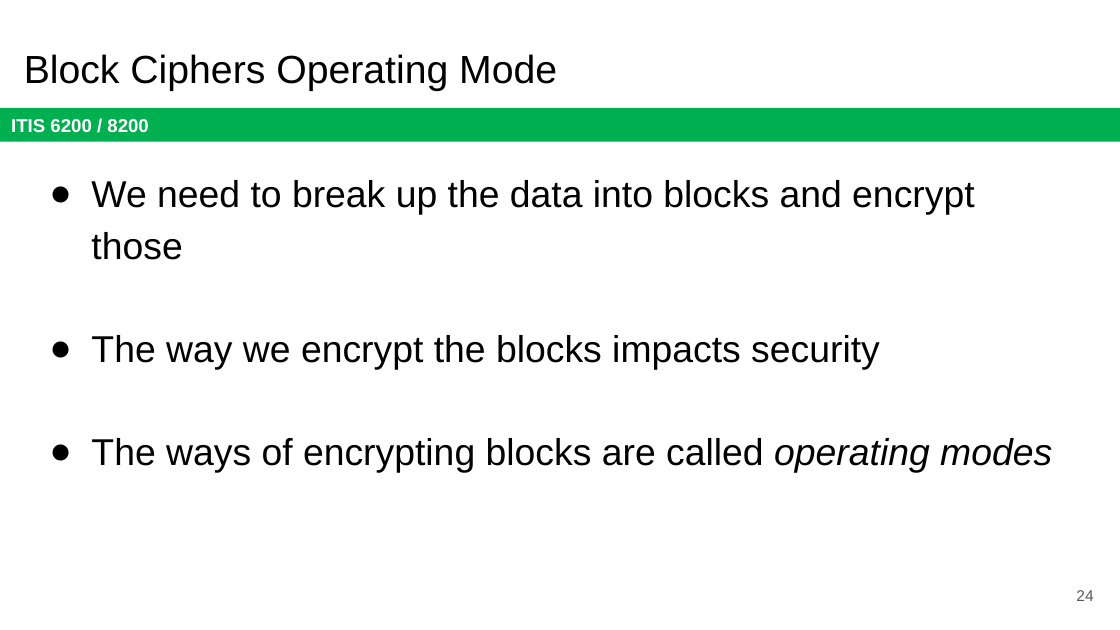
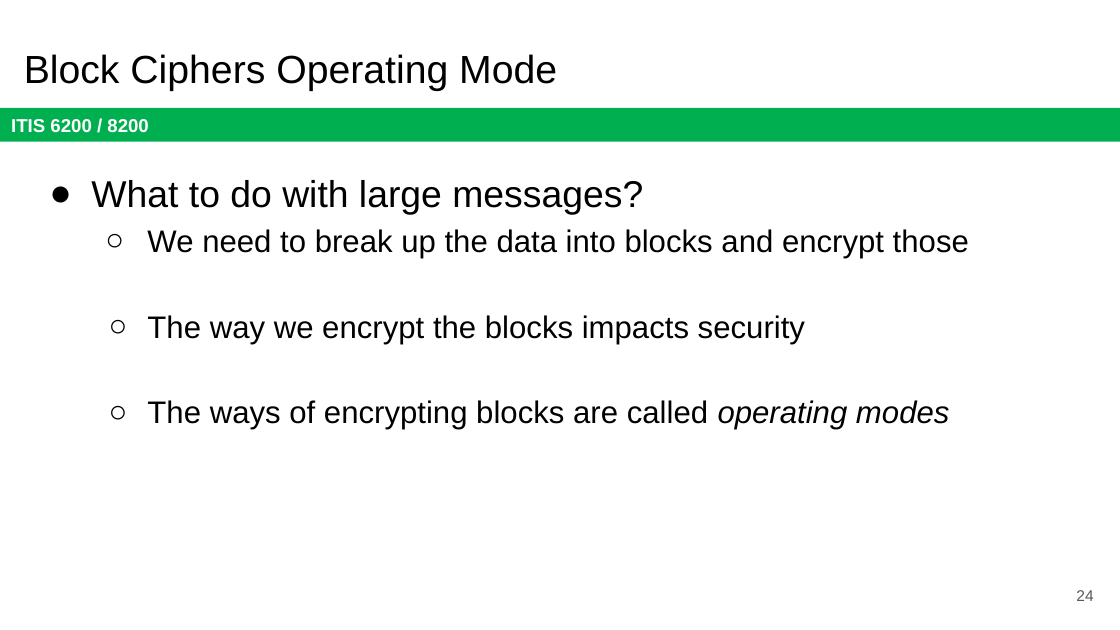
Before and after one commit to jx5c/github.io, a slide deck: slide 24 of teaching/ITIS6200/2023fa/lectures/lec03.pptx. Drawn at 1120x630 pixels with LibreOffice and Linux fonts; fonts in the diff are those of the drawing. Boxes give left, top, right and bottom in pixels: in the first picture for what was removed or moved away, otherwise in the second. Text is boxed around its words. In the diff, an @@ line names an element or a change of style, - is before the commit and + after.

```diff
--- a/teaching/ITIS6200/2023fa/lectures/lec03.pptx
+++ b/teaching/ITIS6200/2023fa/lectures/lec03.pptx
@@ text at [91, 180, 643, 215]: paragraph added @@
+● What to do with large messages?
@@ text at [147, 229, 969, 430]: size 24 to 20 pt in "We need to break up the data ...", "The way we encrypt the blocks impacts ...", "The ways of encrypting blocks are called ..."; bullet ● to ○; list level 1 to 2 in "We need to break up ..."; list level 1 to 2 in "The way we encrypt the ..."; list level 1 to 2 in "The ways of encrypting blocks ..." @@
```
Also in this commit, not shown: 25 other slides changed, 1 other file.
